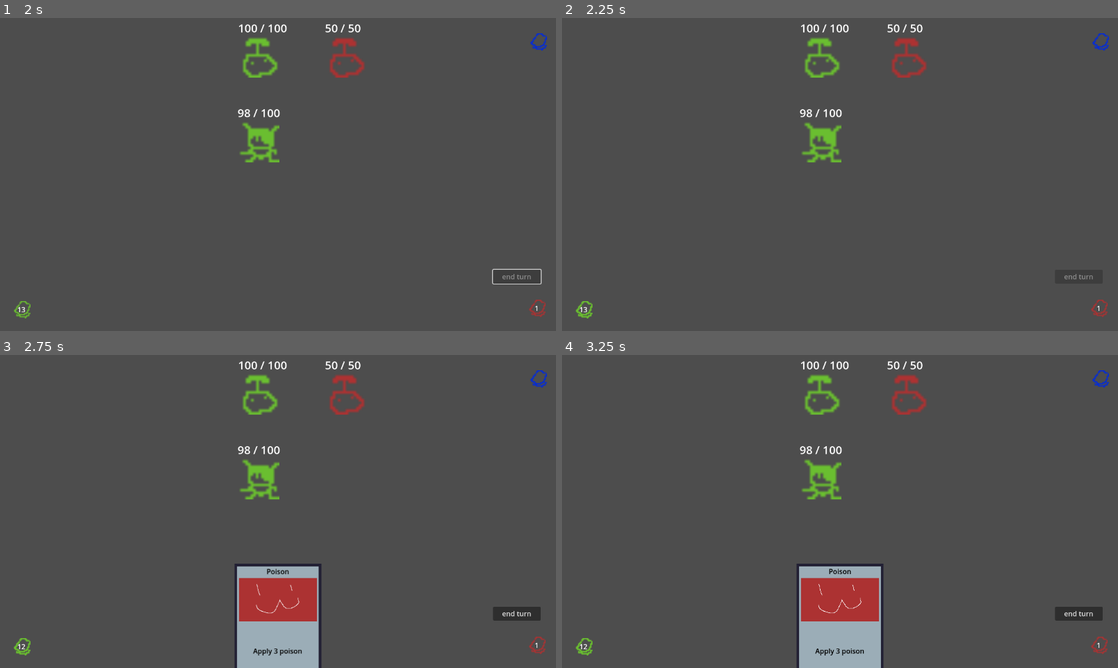
Above: before the commit, frames 1-4 (two rows, left to right).
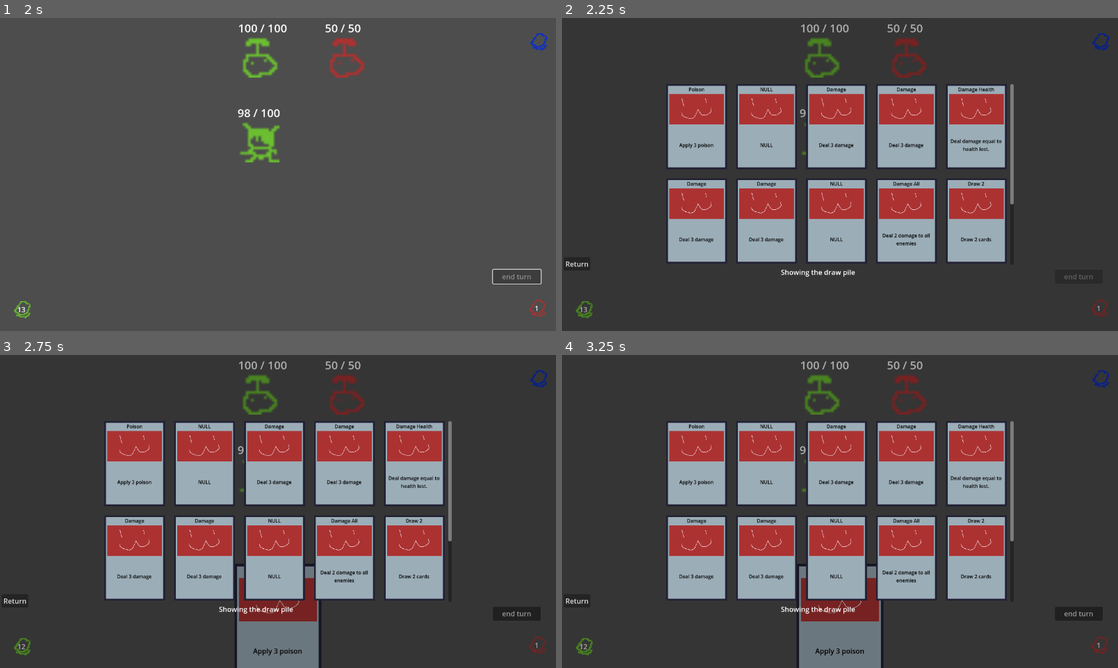
Above: after the commit, the same moments.

Repository: Saplings-Projects/1M_sub
Game: Godot game, scene res://#Scenes/TestingScene.tscn
Same seed, same stepped clock (60 frames per second), same inputs: the game is played once before the commit and once after it.
Inputs (mouse positions are in pixels of both pictures, inside the frame that each line leads up to):
- Up to frame 1 (2 s): click (278, 287) at 0.5 s; click "end turn" at 1.25 s
- Up to frame 2 (2.25 s): click "13" at 2 s
- Up to frame 3 (2.75 s): no input
- Up to frame 4 (3.25 s): click "12" at 2.75 s

Frame 1 is identical in both runs. In frame 2, 32% of the frame differs, in the area x 0-99%, y 2-96%; in frame 3, 35%, in the area x 0-99%, y 2-100%; in frame 4, 35%.
Error before the commit: Parse Error: Function "control_cardworld()" not found in base self. (res://UI/CardScrollUI.gd:47)

Commit message:
Fixed the code that modifies the card and adds it to the container.

Diff:
--- a/UI/CardScrollUI.gd
+++ b/UI/CardScrollUI.gd
@@ -44,6 +44,13 @@
 	for card: CardBase in cards_to_display:
 
 		cardworld = card_scene.instantiate()
-		$ScrollContainer/GridContainer.add_child(control_cardworld(cardworld))
+		cardui = cardworld.get_child(CARDUI_INDEX)
 
+		cardworld.custom_minimum_size = (cardui.size * CARD_SCALE) + SIZE_OFFSET
+		cardui.scale = CARD_SCALE
+		cardui.anchors_preset = CORNER_TOP_LEFT
+		cardui.position = CARDUI_POS
+
+		$ScrollContainer/GridContainer.add_child(cardworld)
+		print(cardworld.custom_minimum_size)
 		cardworld.init_card(card)
